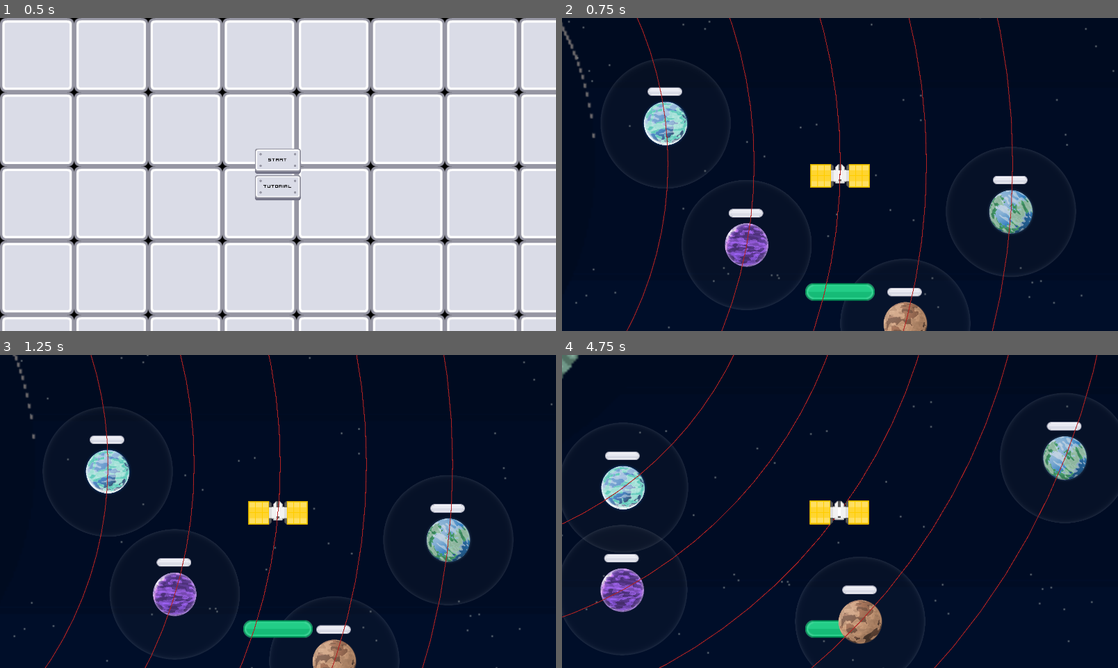
Above: before the commit, frames 1-4 (two rows, left to right).
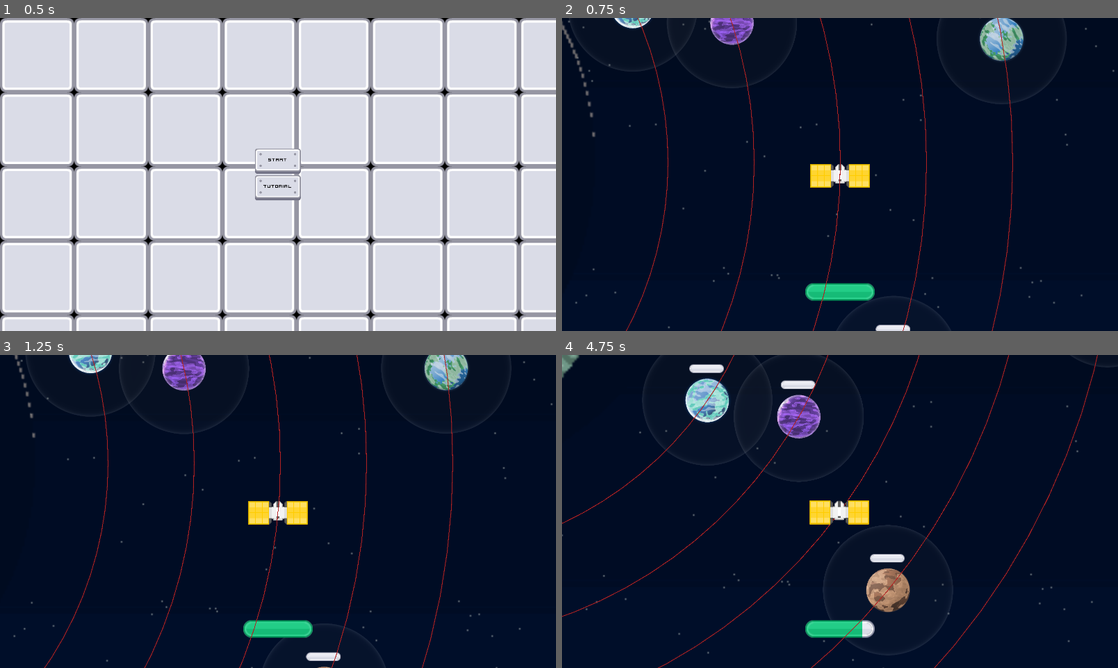
Above: after the commit, the same moments.

Repository: ThreeChooseOne/loopiter
Game: Godot game, scene res://root_scene.tscn
Same seed, same stepped clock (60 frames per second), same inputs: the game is played once before the commit and once after it.
Inputs:
- Up to frame 1 (0.5 s): no input
- Up to frame 2 (0.75 s): click "Start" at 0.5 s
- Up to frame 3 (1.25 s): no input
- Up to frame 4 (4.75 s): tap Enter at 1.25 s; hold Up 1.28-2.03 s; tap I at 1.35, 3.6 s; hold Down 2.03-2.78 s; tap O at 2.1, 4.35 s; hold Up 2.78-4.28 s; tap V at 2.85 s; hold Down from 4.28 s (still down)

Frame 1 is identical in both runs. In frame 2, 6.3% of the frame differs, in the area x 0-93%, y 0-100%; in frame 3, 6.6%; in frame 4, 8.3%, in the area x 0-100%, y 0-100%.

Commit message:
game timer to end it and looping it back to start

Diff:
--- a/main.gd
+++ b/main.gd
@@ -13,6 +13,7 @@
 # Input signals
 signal up_key_pressed
 signal down_key_pressed
+signal game_over_timeout
 
 @onready var camera = %PlayerCamera
 @onready var fuel = %Fuel
@@ -74,6 +75,8 @@
 
 	up_key_pressed.connect(player._on_up_pressed)
 	down_key_pressed.connect(player._on_down_pressed)
+
+	print('main ready1')
 
 func generate_orbit_speeds():
 	# Generate a random speed for each orbit that will have moons
@@ -314,3 +317,7 @@
 func get_orbit_speed(orbit_index: int) -> int:
 	# Get the speed for a specific orbit
 	return orbit_speeds.get(orbit_index, 0)  # Default to 0 if not found
+
+
+func _on_game_over_timer_timeout() -> void:
+	game_over_timeout.emit()
--- a/main.tscn
+++ b/main.tscn
@@ -43,3 +43,10 @@
 
 [node name="DebugCanvas" type="Node2D" parent="."]
 script = ExtResource("7_272bh")
+
+[node name="GameOverTimer" type="Timer" parent="."]
+wait_time = 300.0
+one_shot = true
+autostart = true
+
+[connection signal="timeout" from="GameOverTimer" to="." method="_on_game_over_timer_timeout"]
--- a/root_scene.gd
+++ b/root_scene.gd
@@ -1,6 +1,33 @@
 extends Node2D
 
+const MAIN_SCENE_PATH: String = "res://main.tscn"
+const START_SCENE_PATH: String = "res://start_screen/start_screen.tscn"
+
+var current_scene_handle: Node = null
+
+func _ready() -> void:
+	current_scene_handle = $StartScreen
+
 func _on_start_screen_start_button_pressed() -> void:
-	get_tree().change_scene_to_file("res://main.tscn")
+	goto_game_scene()
 
-# TODO: Handle when the game ends, and load the start screen.
+func _on_game_over() -> void:
+	goto_start_scene()
+
+func goto_game_scene() -> void:
+	swap_scene_to(MAIN_SCENE_PATH)
+	current_scene_handle.connect("game_over_timeout", _on_game_over)
+
+func goto_start_scene() -> void:
+	swap_scene_to(START_SCENE_PATH)
+	current_scene_handle.connect("start_button_pressed", _on_start_screen_start_button_pressed)
+	# TODO: Connect the signal for going to the tutorial
+
+func swap_scene_to(scene_path: String) -> void:
+	var scene_packed = load(scene_path)
+	if scene_packed:
+		remove_child(current_scene_handle)
+		current_scene_handle.queue_free()
+		var scene_inst = scene_packed.instantiate()
+		add_child(scene_inst)
+		current_scene_handle = scene_inst
Not shown: 1 places in main.tscn that only renumber resources
